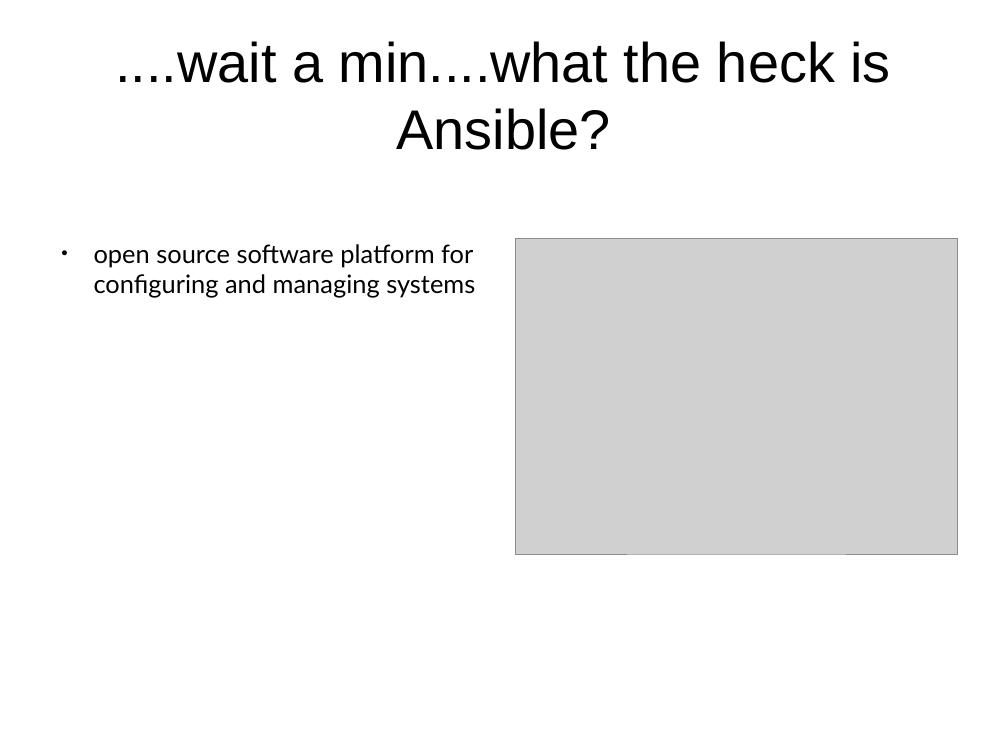
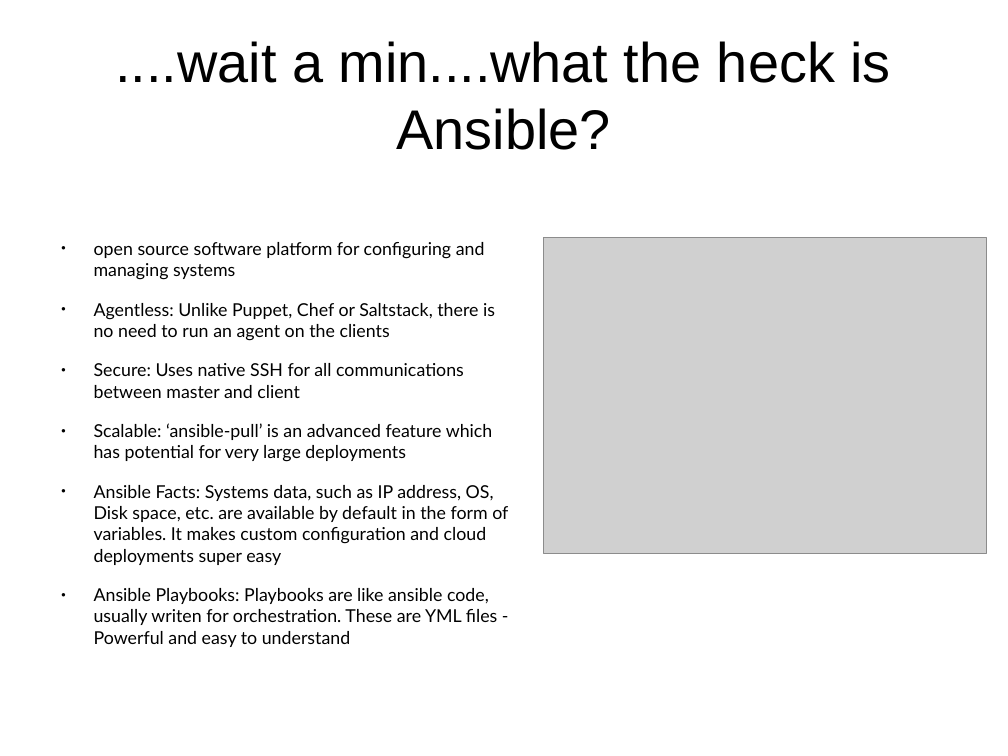
Before and after one commit to hellodk/ansible-meetup-bangalore, a slide deck: slide 3 of Contributing _to_Ansible.odp. Drawn at 1008x756 pixels with LibreOffice and Linux fonts; fonts in the diff are those of the drawing; grey boxes stand for pictures. Boxes give left, top, right and bottom in pixels: in the first picture for what was removed or moved away, otherwise in the second. Text is boxed around its words. In the diff, an @@ line names an element or a change of style, - is before the commit and + after.

```diff
--- a/Contributing _to_Ansible.odp
+++ b/Contributing _to_Ansible.odp
@@ picture: place and size @@
-picture at (515, 238, 958, 553)
+picture at (544, 238, 987, 553)
@@ text at (94, 242, 485, 280): size 20 to 14 pt in "open source software platform for configuring and ..." @@
@@ text at (94, 303, 508, 647): paragraphs added @@
+● Agentless: Unlike Puppet, Chef or Saltstack, there is no need to run an agent on the clients
+● Secure: Uses native SSH for all communications between master and client
+● Scalable: ‘ansible-pull’ is an advanced feature which has potential for very large deployments
+● Ansible Facts: Systems data, such as IP address, OS, Disk space, etc. are available by default in the form of variables. It makes custom configuration and cloud deployments super easy
+● Ansible Playbooks: Playbooks are like ansible code, usually writen for orchestration. These are YML files - Powerful and easy to understand
```
Also in this commit, not shown: 1 slide added, 1 slide removed.
